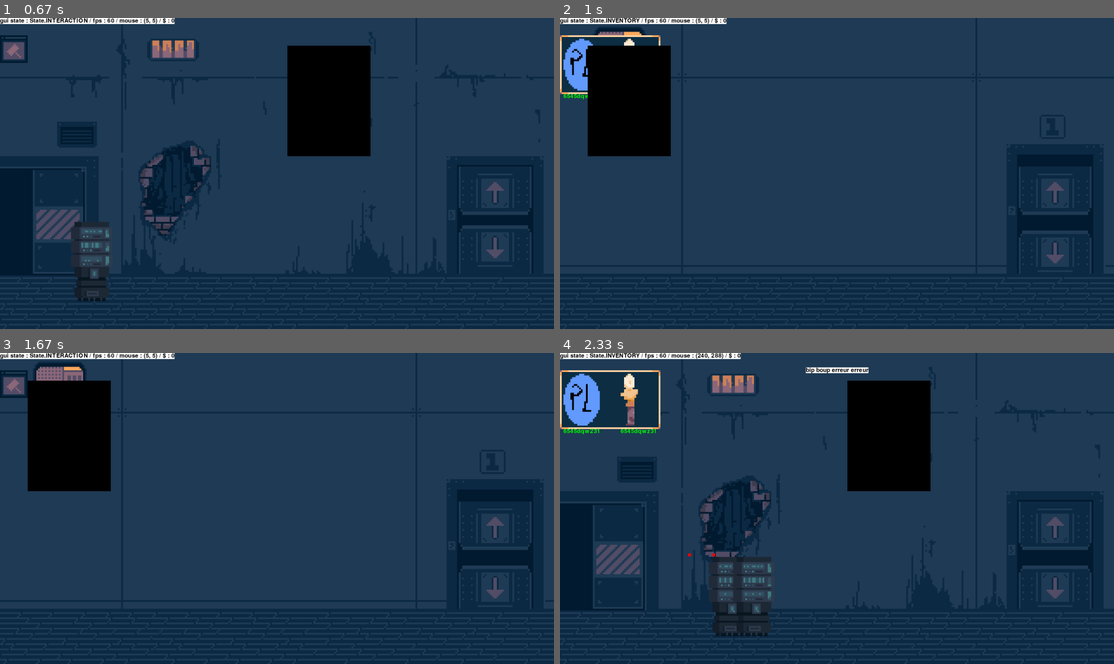
Above: before the commit, frames 1-4 (two rows, left to right).
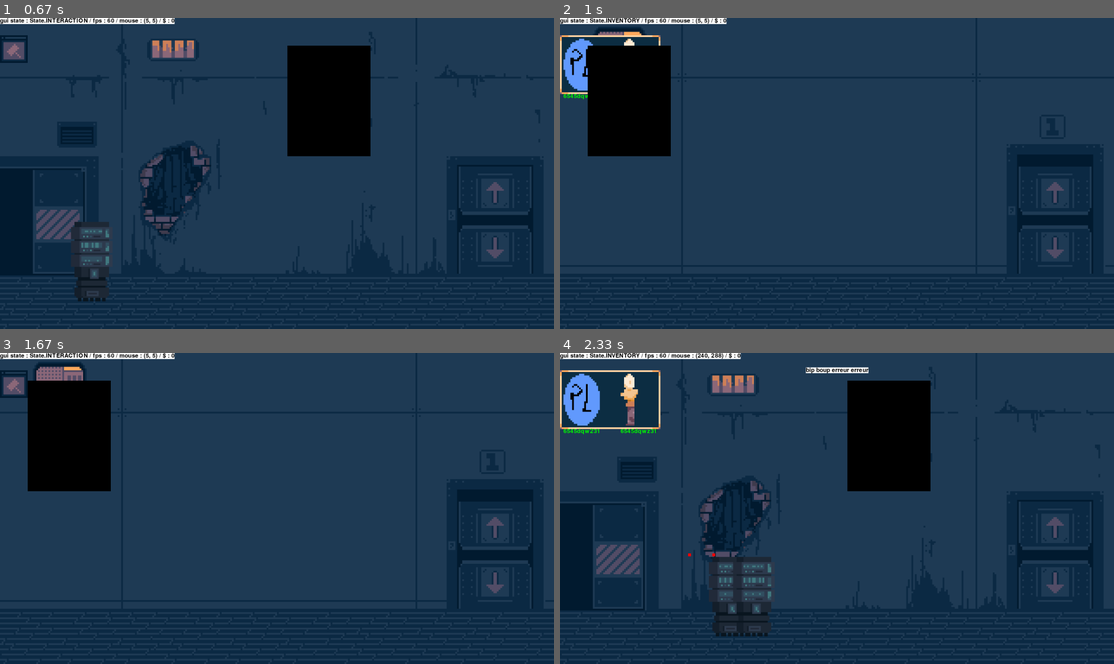
Above: after the commit, the same moments.

Repository: PouchyCorp/TrophNSI
Game: pygame game, started from sources/main.py
Same seed, same stepped clock (60 frames per second), same inputs: the game is played once before the commit and once after it.
Inputs (mouse positions are in pixels of both pictures, inside the frame that each line leads up to):
- Up to frame 1 (0.67 s): tap B at 0.33 s
- Up to frame 2 (1 s): hold Up from 0.67 s (still down); tap Space at 0.73 s; tap B at 0.82 s
- Up to frame 3 (1.67 s): tap Space at 1.03, 1.23, 1.57 s; release Up at 1.13 s; hold Down 1.17-1.47 s; hold Up from 1.5 s (still down)
- Up to frame 4 (2.33 s): release Up at 1.87 s; click (626, 436) at 1.95 s; hold Down from 2.23 s (still down); tap Space at 2.3 s

Frame 1 is identical in both runs. In frame 2, 0.2% of the frame differs, in the area x 82-96%, y 66-80%; in frame 3, 0.2%; in frame 4, 0.2%.

Commit message:
anim_pas fini

Diff:
--- a/sources/objects/sprite.py
+++ b/sources/objects/sprite.py
@@ -97,7 +97,7 @@
 
 SPRITESHEET_BAS = anim.Spritesheet(load_image("data/prt_bas.png"), (42*6, 29*6))
 
-SPRITESHEET_DOOR_BLINK = anim.Spritesheet(load_image("data/prt_blink.png"), (42*6, 29*6))
+SPRITESHEET_DOOR_BLINK = anim.Spritesheet(load_image("data/prt_anim_blink.png"), (42*6, 29*6))
 
 PROP_STATUE = load_image('data/props_statue.png')
 
@@ -105,7 +105,7 @@
 
 SPRITESHEET_BAS_FLIP = anim.Spritesheet(transform.flip(load_image("data/prt_bas.png"),False, True), (42*6, 29*6))
 
-SPRITESHEET_DOOR_BLINK_FLIP = anim.Spritesheet(transform.flip(load_image("data/prt_blink.png"),False, True), (42*6, 29*6))
+SPRITESHEET_DOOR_BLINK_FLIP = anim.Spritesheet(transform.flip(load_image("data/prt_anim_blink.png"),False, True), (42*6, 29*6))
 
 PATTERN_1 = load_image('data/pattern_storage/pattern_test.png')
 
Binary file added: data/prt_anim_blink.png
Binary file removed: data/prt_blink.png
